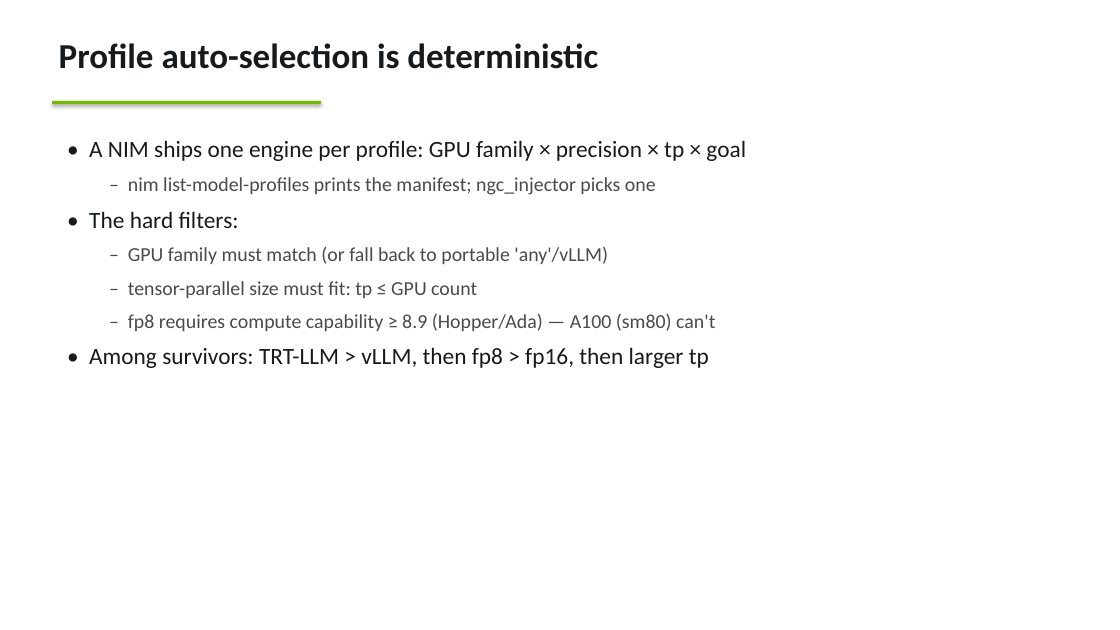
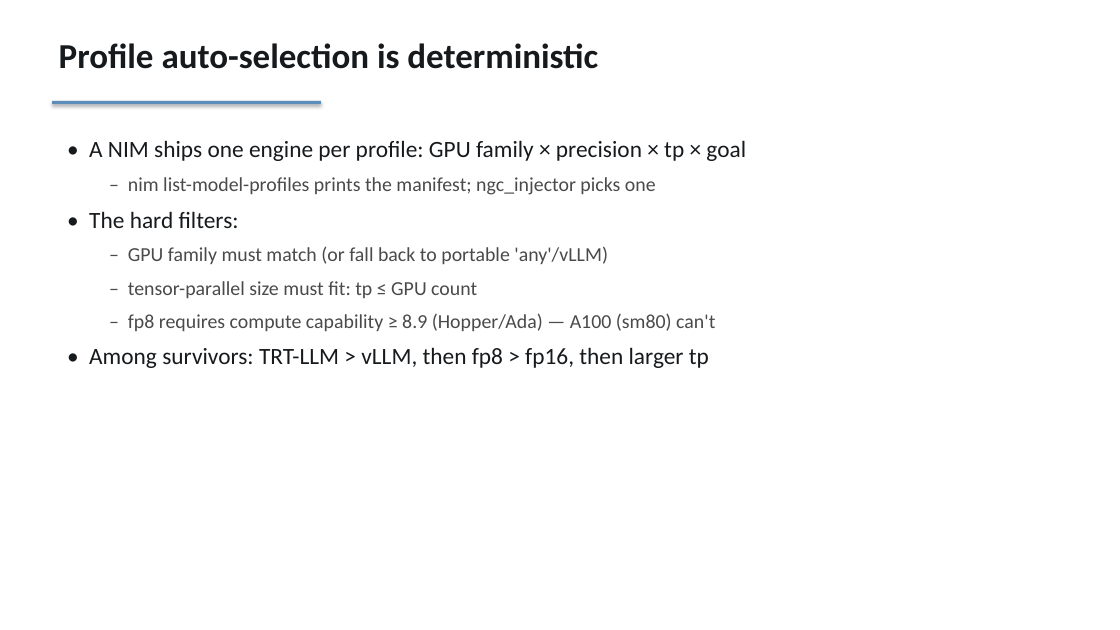
Before and after one commit to skippythemagnificent/Nvidia-Partner-Labs, a slide deck: slide 7 of decks/nim-deployment-troubleshooting.pptx. Drawn at 1120x630 pixels with LibreOffice and Linux fonts; fonts in the diff are those of the drawing. Boxes give left, top, right and bottom in pixels: in the first picture for what was removed or moved away, otherwise in the second. Text is boxed around its words. In the diff, an @@ line names an element or a change of style, - is before the commit and + after.

Commit message:
Update deck theme to neutral palette
Replace green accent and tint colors with a neutral blue-gray palette across all decks.

```diff
--- a/decks/nim-deployment-troubleshooting.pptx
+++ b/decks/nim-deployment-troubleshooting.pptx
@@ rectangle at (52, 101, 321, 104): fill #76B900 to #5B8DB8 @@
```
Also in this commit, not shown: 21 other slides changed, 5 other files.
